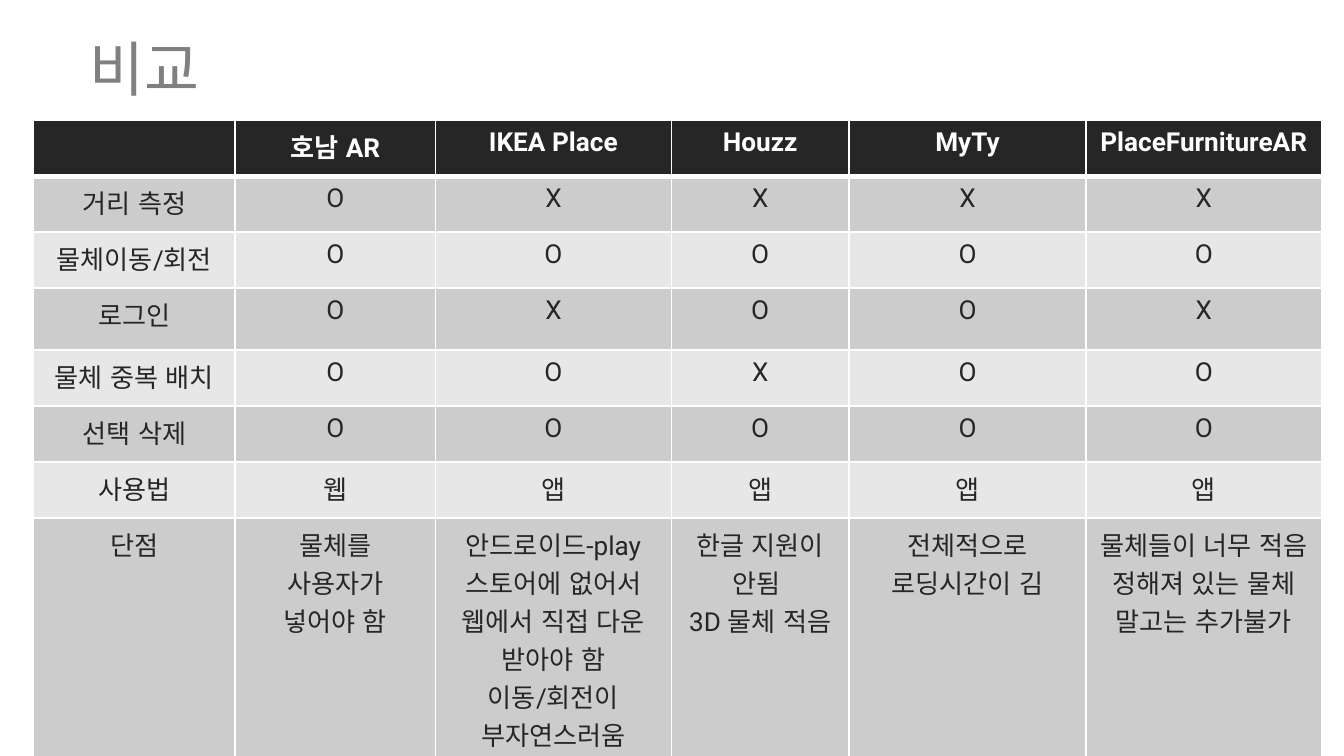
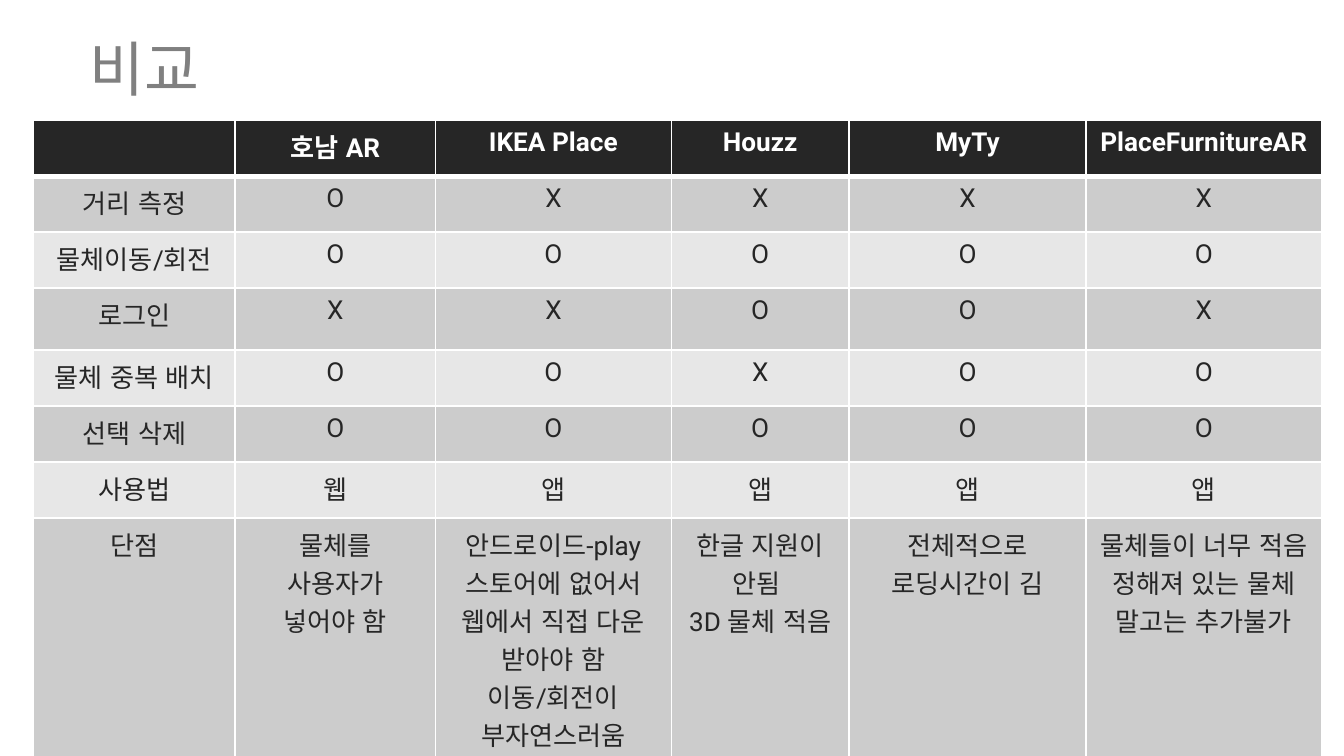
Before and after one commit to ptyoiy/ARwork, a slide deck: slide 7 of 호남-발표자료.pptx. Drawn at 1344x756 pixels with LibreOffice and Linux fonts; fonts in the diff are those of the drawing. Boxes give left, top, right and bottom in pixels: in the first picture for what was removed or moved away, otherwise in the second. Text is boxed around its words. In the diff, an @@ line names an element or a change of style, - is before the commit and + after.

```diff
--- a/호남-발표자료.pptx
+++ b/호남-발표자료.pptx
@@ table at (x1=34, y1=121, x2=1322, y2=751) @@
-row 4, column 2: O
+row 4, column 2: X
```
Also in this commit, not shown: 9 other slides changed, 2 other files.
